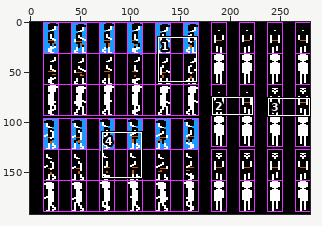
Two versions of one sprite sheet, games/peasant/sprites_peasant/walk_sprites.png. The picture above shows the old version from afar; the outline marks the close-up.
Close-up. First the earlier version:
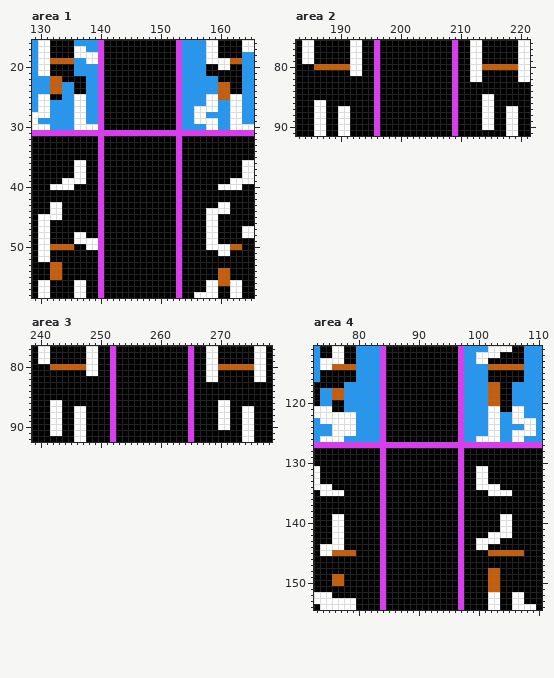
The file is 280x192 pixels. Shown: area 1: x 129..165, y 16..58; area 2: x 183..221, y 76..91; area 3: x 239..278, y 77..92; area 4: x 73..110, y 111..154. The commit also changed other parts of the picture, which this record leaves out.
New version:
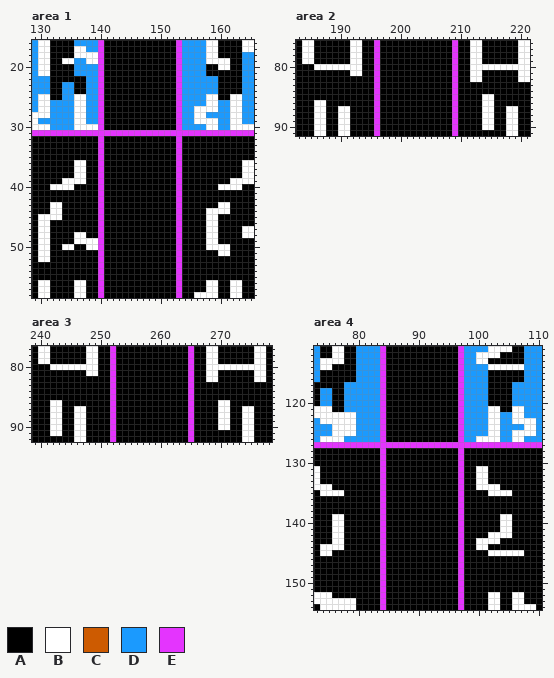
Palette (. is transparent): A #000000  B #ffffff  C #cd5b01  D #1b9afe  E #e434fe
What changed:
{"where": "area 1"}
{"y":19,"x":132,"old":"CCCC","new":"AABB"}
{"y":19,"x":162,"old":"CC","new":"AA"}
{"y":22,"x":132,"old":"CC","new":"AA"}
{"y":23,"x":132,"old":"CC","new":"AA"}
{"y":23,"x":160,"old":"CC","new":"AA"}
{"y":24,"x":132,"old":"CC","new":"AA"}
{"y":24,"x":160,"old":"CC","new":"AA"}
{"y":25,"x":160,"old":"CC","new":"AA"}
{"y":50,"x":132,"old":"CCCC","new":"AABB"}
{"y":50,"x":162,"old":"CC","new":"AA"}
{"y":53,"x":132,"old":"CC","new":"AA"}
{"y":54,"x":132,"old":"CC","new":"AA"}
{"y":54,"x":160,"old":"CC","new":"AA"}
{"y":55,"x":132,"old":"CC","new":"AA"}
{"y":55,"x":160,"old":"CC","new":"AA"}
{"y":56,"x":160,"old":"CC","new":"AA"}
{"where": "area 2"}
{"y":80,"x":186,"old":"CCCCCC","new":"BBBBBB"}
{"y":80,"x":214,"old":"CCCCCC","new":"BBBBBB"}
{"where": "area 3"}
{"y":80,"x":242,"old":"CCCCCC","new":"BBBBBB"}
{"y":80,"x":270,"old":"CCCCCC","new":"BBBBBB"}
{"where": "area 4"}
{"y":114,"x":76,"old":"CCCC","new":"AAAA"}
{"y":114,"x":102,"old":"CCCCCC","new":"BBBBBB"}
{"y":117,"x":102,"old":"CC","new":"AA"}
{"y":118,"x":76,"old":"CC","new":"AA"}
{"y":118,"x":102,"old":"CC","new":"AA"}
{"y":119,"x":76,"old":"CC","new":"AA"}
{"y":119,"x":102,"old":"CC","new":"AA"}
{"y":120,"x":102,"old":"CC","new":"AA"}
{"y":145,"x":76,"old":"CCCC","new":"AAAA"}
{"y":145,"x":102,"old":"CCCCCC","new":"BBBBBB"}
{"y":148,"x":102,"old":"CC","new":"AA"}
{"y":149,"x":76,"old":"CC","new":"AA"}
{"y":149,"x":102,"old":"CC","new":"AA"}
{"y":150,"x":76,"old":"CC","new":"AA"}
{"y":150,"x":102,"old":"CC","new":"AA"}
{"y":151,"x":102,"old":"CC","new":"AA"}
